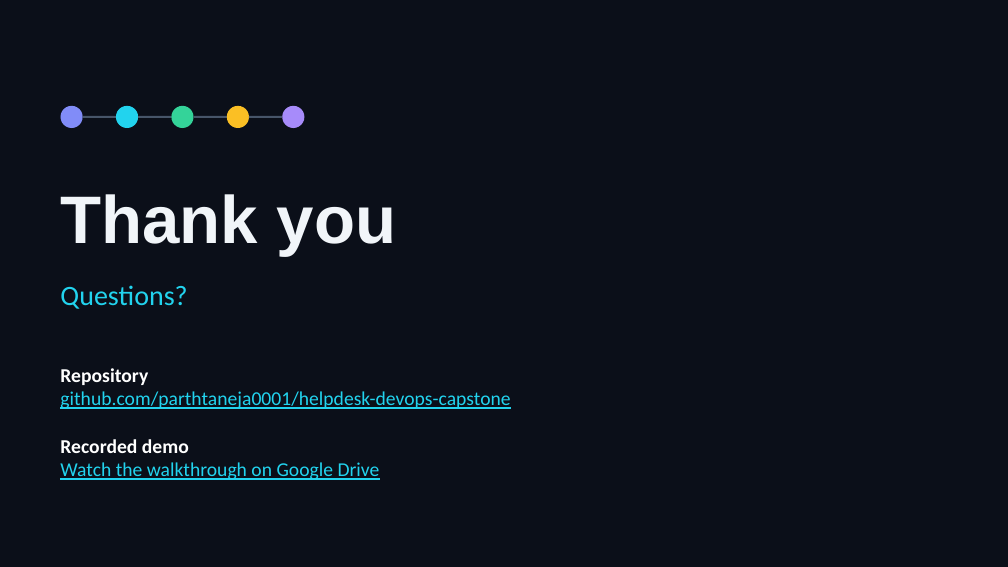
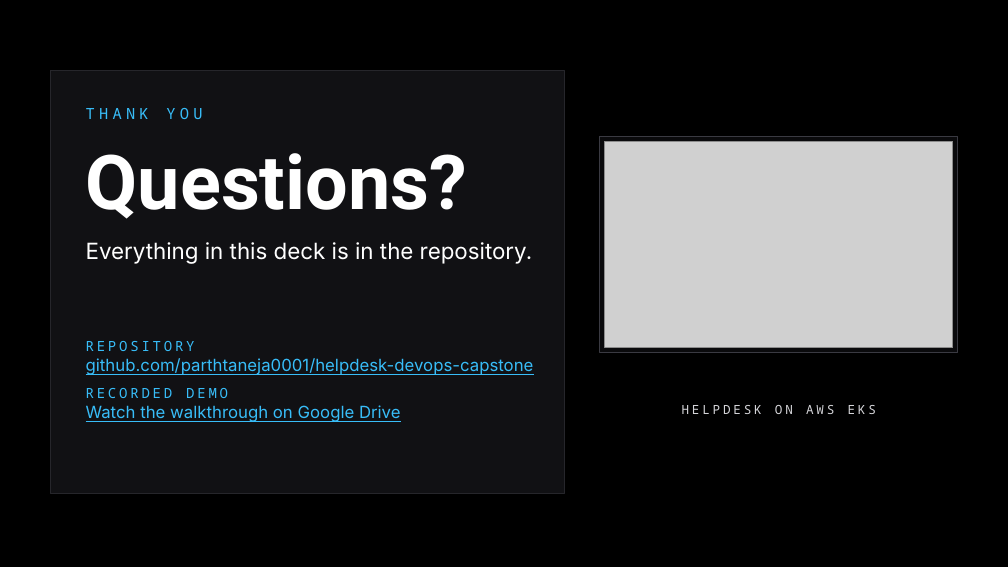
Before and after one commit to parthtaneja0001/helpdesk-devops-capstone, a slide deck: slide 24 of docs/HelpDesk-DevOps-Capstone.pptx. Drawn at 1008x567 pixels with LibreOffice and Linux fonts; fonts in the diff are those of the drawing; grey boxes stand for pictures; background and template pictures are left out. Boxes give left, top, right and bottom in pixels: in the first picture for what was removed or moved away, otherwise in the second. Text is boxed around its words. In the diff, an @@ line names an element or a change of style, - is before the commit and + after.

Commit message:
docs: restyle presentation in a black Swapline-style theme with Space Grotesk, Inter and JetBrains Mono

```diff
--- a/docs/HelpDesk-DevOps-Capstone.pptx
+++ b/docs/HelpDesk-DevOps-Capstone.pptx
@@ background picture (left out) to #000000 @@
@@ rectangle added at (50,71,564,494), fill #111114, outline #26262B 0.75 pt @@
@@ ellipse removed at (60,106,83,128) @@
@@ line removed from (83, 117) to (116, 117) @@
@@ text at (86,108,202,119): text changed; size 48 to 11 pt; font Arial to Noto Sans Mono; text colour #F1F5F9 to #38BDF8; bold off @@
-Thank you
+THANK YOU
@@ text "THANK YOU" at (86,108,202,119): vertical alignment bottom to middle @@
@@ ellipse removed at (116,106,138,128) @@
@@ line removed from (138, 117) to (171, 117) @@
@@ ellipse removed at (171,106,194,128) @@
@@ line removed from (194, 117) to (227, 117) @@
@@ ellipse removed at (227,106,249,128) @@
@@ line removed from (249, 117) to (282, 117) @@
@@ ellipse removed at (282,106,304,128) @@
@@ title "Questions?": place and size @@
-title "Questions?" at (60,285,187,309)
+title "Questions?" at (86,153,467,219)
@@ title "Questions?" at (86,153,467,219): size 20 to 54 pt, font Calibri to Roboto, text colour #22D3EE to #FFFFFF, bold on; less space between paragraphs; vertical alignment top to middle @@
@@ rectangle added at (600,136,958,353), fill #0A0A0C, outline #3A3A42 0.75 pt @@
@@ picture added at (605,141,953,348) @@
@@ text added at (86,242,533,264), 16 pt, text #FFFFFF @@
+Everything in this deck is in the repository.
@@ text at (86,341,195,351): text changed; size 14 to 10 pt; font Calibri to Noto Sans Mono; text colour #FFFFFF to #38BDF8; bold off @@
-Repository
+REPOSITORY
@@ text at (86,358,534,422): size 14 to 12 pt, font Calibri to Inter, text colour #22D3EE to #38BDF8 in "github.com/parthtaneja0001/helpdesk-devops-capstone", "Watch the walkthrough on Google Drive" @@
@@ text "REPOSITORY": place and size @@
-text "REPOSITORY" at (60,368,510,480)
+text "REPOSITORY" at (86,341,534,422)
@@ text at (86,388,228,398): text changed; size 14 to 10 pt; font Calibri to Noto Sans Mono; text colour #FFFFFF to #38BDF8; bold off @@
-Recorded demo
+RECORDED DEMO
@@ text added at (682,405,876,414), 9 pt, text #D4D4D8 @@
+HELPDESK ON AWS EKS
```
Also in this commit, not shown: 23 other slides changed, 1 other file.
